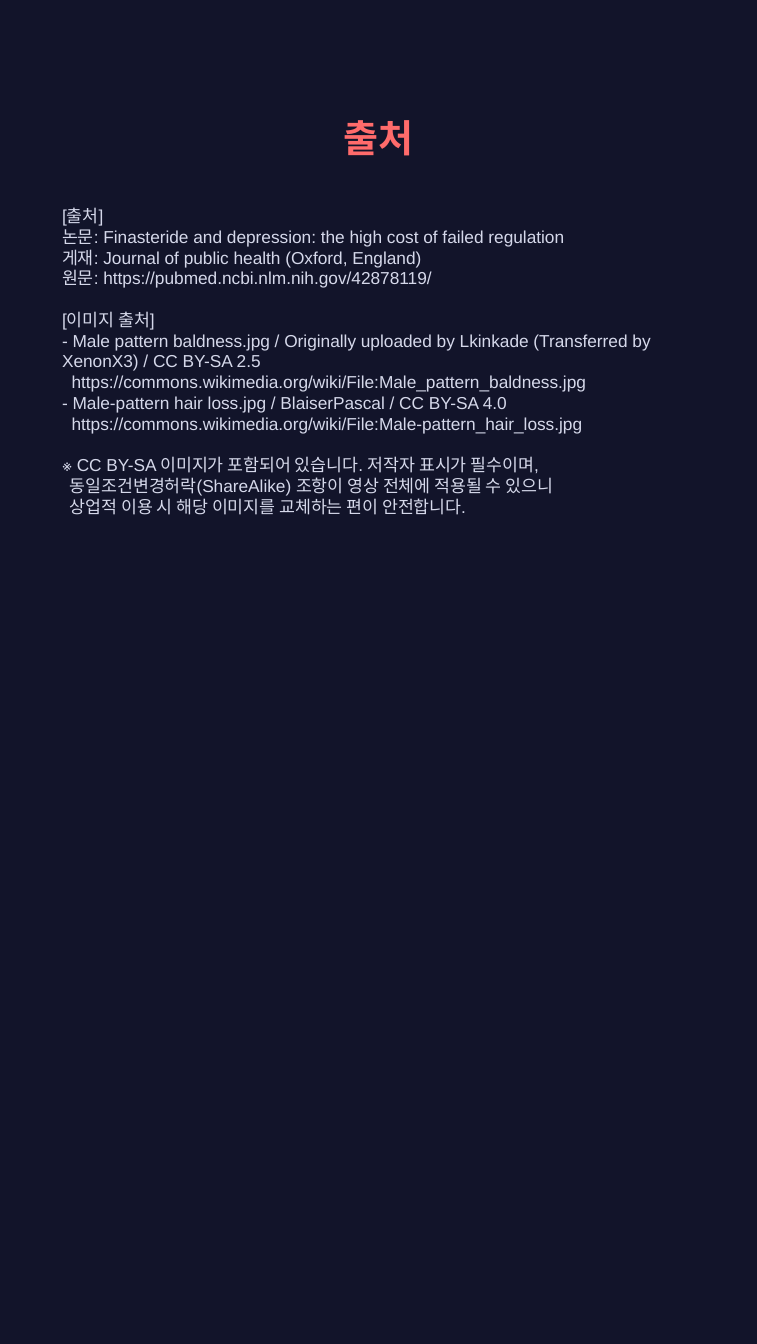
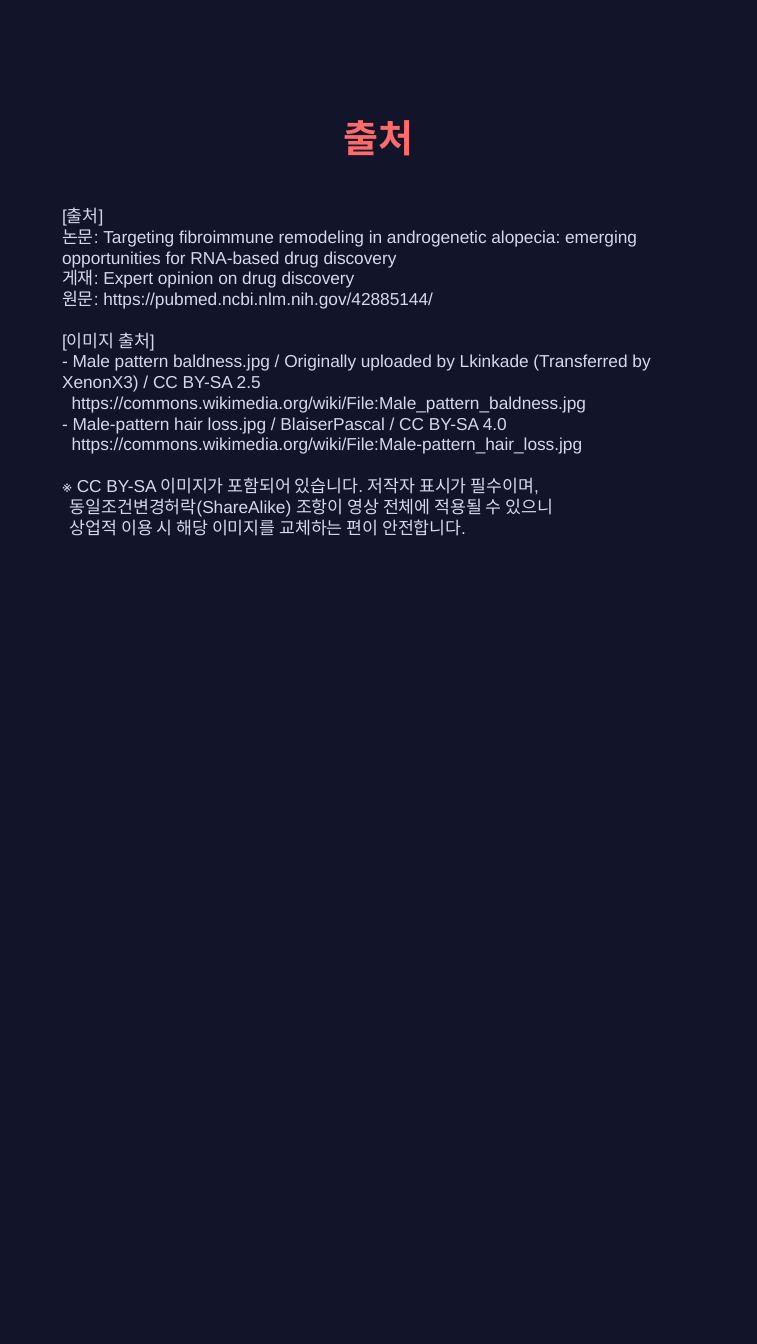
Before and after one commit to hyokang2010-BJ-ANTH/product-builder-test, a slide deck: slide 9 of pwa/data/latest/slides.pptx (slide 8 before the commit). Drawn at 757x1344 pixels with LibreOffice and Linux fonts; fonts in the diff are those of the drawing. Boxes give left, top, right and bottom in pixels: in the first picture for what was removed or moved away, otherwise in the second. Text is boxed around its words. In the diff, an @@ line names an element or a change of style, - is before the commit and + after.

```diff
--- a/pwa/data/latest/slides.pptx
+++ b/pwa/data/latest/slides.pptx
@@ text at box(62, 208, 650, 536): text changed @@
-[출처]
-논문: Finasteride and depression: the high cost of failed regulation
-게재: Journal of public health (Oxford, England)
-원문: https://pubmed.ncbi.nlm.nih.gov/42878119/
-[이미지 출처]
-- Male pattern baldness.jpg / Originally uploaded by Lkinkade (Transferred by XenonX3) / CC BY-SA 2.5
-https://commons.wikimedia.org/wiki/File:Male_pattern_baldness.jpg
-- Male-pattern hair loss.jpg / BlaiserPascal / CC BY-SA 4.0
-https://commons.wikimedia.org/wiki/File:Male-pattern_hair_loss.jpg
-※ CC BY-SA 이미지가 포함되어 있습니다. 저작자 표시가 필수이며,
-동일조건변경허락(ShareAlike) 조항이 영상 전체에 적용될 수 있으니
-상업적 이용 시 해당 이미지를 교체하는 편이 안전합니다.
+[출처]
+논문: Targeting fibroimmune remodeling in androgenetic alopecia: emerging opportunities for RNA-based drug discovery
+게재: Expert opinion on drug discovery
+원문: https://pubmed.ncbi.nlm.nih.gov/42885144/
+[이미지 출처]
+- Male pattern baldness.jpg / Originally uploaded by Lkinkade (Transferred by XenonX3) / CC BY-SA 2.5
+https://commons.wikimedia.org/wiki/File:Male_pattern_baldness.jpg
+- Male-pattern hair loss.jpg / BlaiserPascal / CC BY-SA 4.0
+https://commons.wikimedia.org/wiki/File:Male-pattern_hair_loss.jpg
+※ CC BY-SA 이미지가 포함되어 있습니다. 저작자 표시가 필수이며,
+동일조건변경허락(ShareAlike) 조항이 영상 전체에 적용될 수 있으니
+상업적 이용 시 해당 이미지를 교체하는 편이 안전합니다.
```
Also in this commit, not shown: 1 other slide changed, 5 slides added, 4 slides removed, 26 other files.
